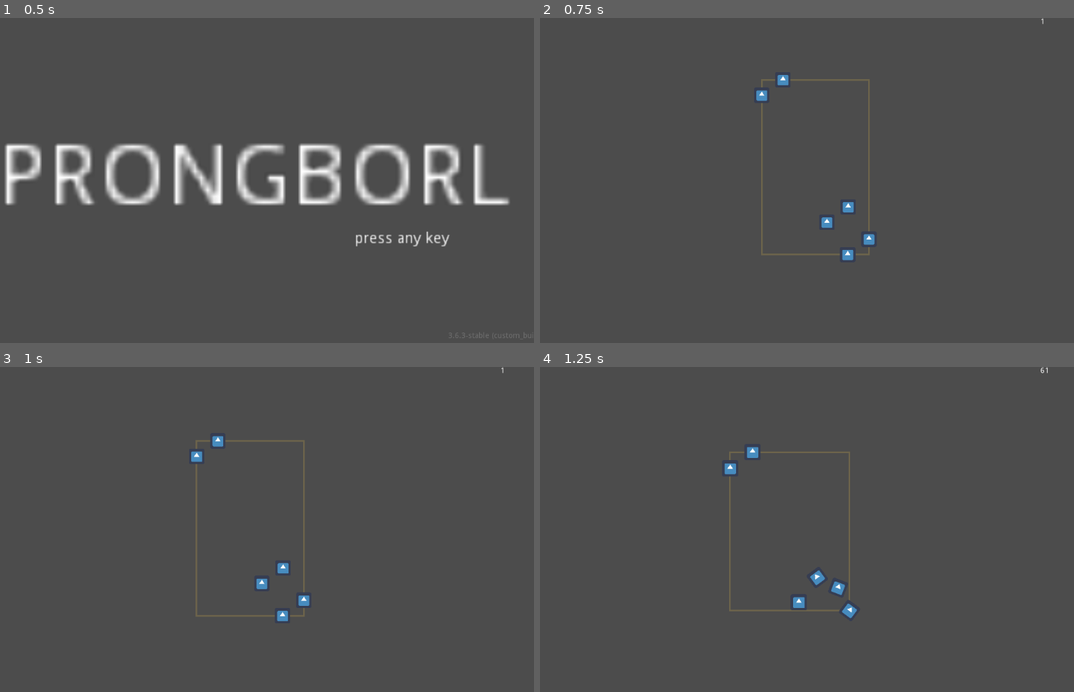
Above: before the commit, frames 1-4 (two rows, left to right).
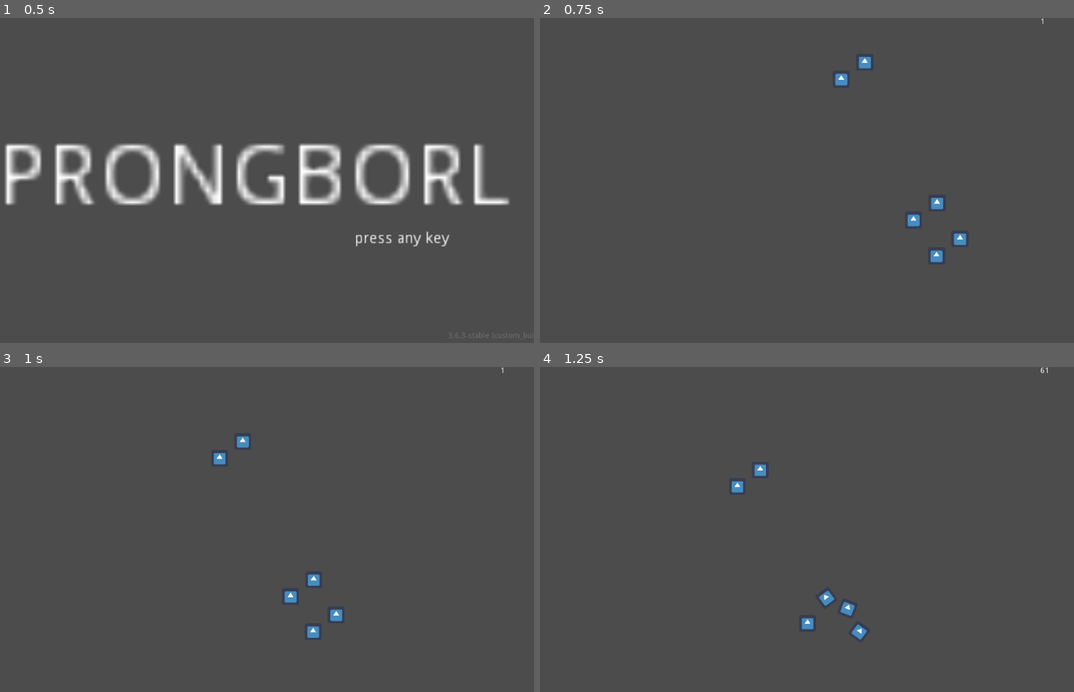
Above: after the commit, the same moments.

Repository: ioxu/pinball
Game: Godot game, scene res://screens/splash.tscn
The game is run twice, just before and just after one commit, with the same random seed, the same clock (stepped at 60 frames per second) and the same inputs. The engine's default icon, where the game draws it, is replaced by a stand-in: a white triangle on a blue panel in a dark square.
Inputs:
- Up to frame 1 (0.5 s): no input
- Up to frame 2 (0.75 s): tap Enter at 0.5 s; hold / (right_paddle) from 0.53 s (still down)
- Up to frame 3 (1 s): keep holding / (right_paddle)
- Up to frame 4 (1.25 s): keep holding / (right_paddle)

Frame 1 is identical in both runs. In frame 2, 1.3% of the frame differs, in the area x 40-80%, y 11-76%; in frame 3, 1.3%; in frame 4, 1.3%.

Commit message:
lerp camera zoom

Diff:
--- a/parts/balls/balls_hull.gd
+++ b/parts/balls/balls_hull.gd
@@ -22,7 +22,7 @@
 
 
 func _process(_delta):
-	if len(balls) > 0 and self.is_visible_in_tree():
+	if len(balls) > 0:
 		update()
 		balls_points_pool_array = PoolVector2Array()
 		top_left = Vector2(MAX_COORD,MAX_COORD)
@@ -38,7 +38,7 @@
 
 
 func _draw():
-	if len(balls) > 0 and self.is_visible_in_tree():
+	if len(balls) > 0 and self.is_visible_in_tree() and do_draw:
 		draw_set_transform_matrix(get_global_transform().inverse())
 		if len(convex_hull) > 3 and calc_convex_hull:
 			draw_colored_polygon(convex_hull, Color(1,1,1,0.12))
--- a/parts/camera/camera.gd
+++ b/parts/camera/camera.gd
@@ -1,9 +1,12 @@
 extends Camera2D
 
+
+export var zoom_speed = 0.1
 
 var tracked_objects = []
 var centre = Vector2.ZERO
 var zoom_factor := 1.0
+var _raw_zoom_factor := 1.0
 var balls_bbox := Rect2()
 
 
@@ -21,7 +24,9 @@
 
 	# zoom
 	balls_bbox = $balls_hull.bbox
-	zoom_factor = remap( max( balls_bbox.size.x, balls_bbox.size.y ) , 90, 1000, 0.75, 2.0 )
+	_raw_zoom_factor = remap( max( balls_bbox.size.x, balls_bbox.size.y ) , 90, 1000, 0.75, 2.0 )
+	zoom_factor = lerp(zoom_factor, _raw_zoom_factor, zoom_speed * _delta)
+#	print("zoom %s (raw %s)"%[zoom_factor, _raw_zoom_factor])
 	self.zoom = Vector2.ONE * zoom_factor
 
 
--- a/screens/game.tscn
+++ b/screens/game.tscn
@@ -24,9 +24,9 @@
 current = true
 zoom = Vector2( 1.5, 1.5 )
 smoothing_enabled = true
-smoothing_speed = 10.0
 editor_draw_limits = true
 script = ExtResource( 2 )
+zoom_speed = 0.75
 
 [node name="balls_hull" type="Node2D" parent="ViewportContainer/Viewport/Camera2D"]
 script = ExtResource( 4 )
